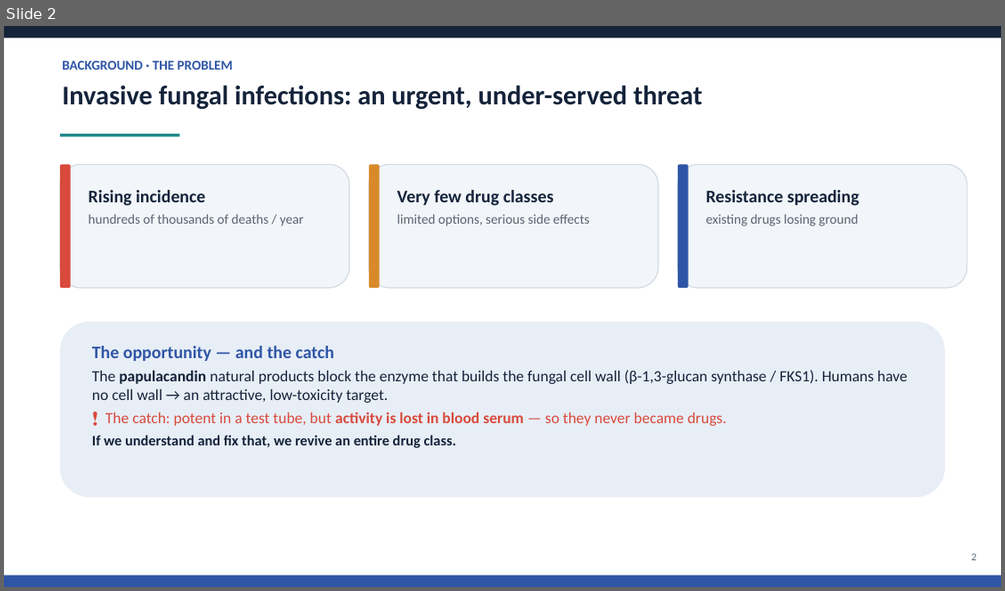
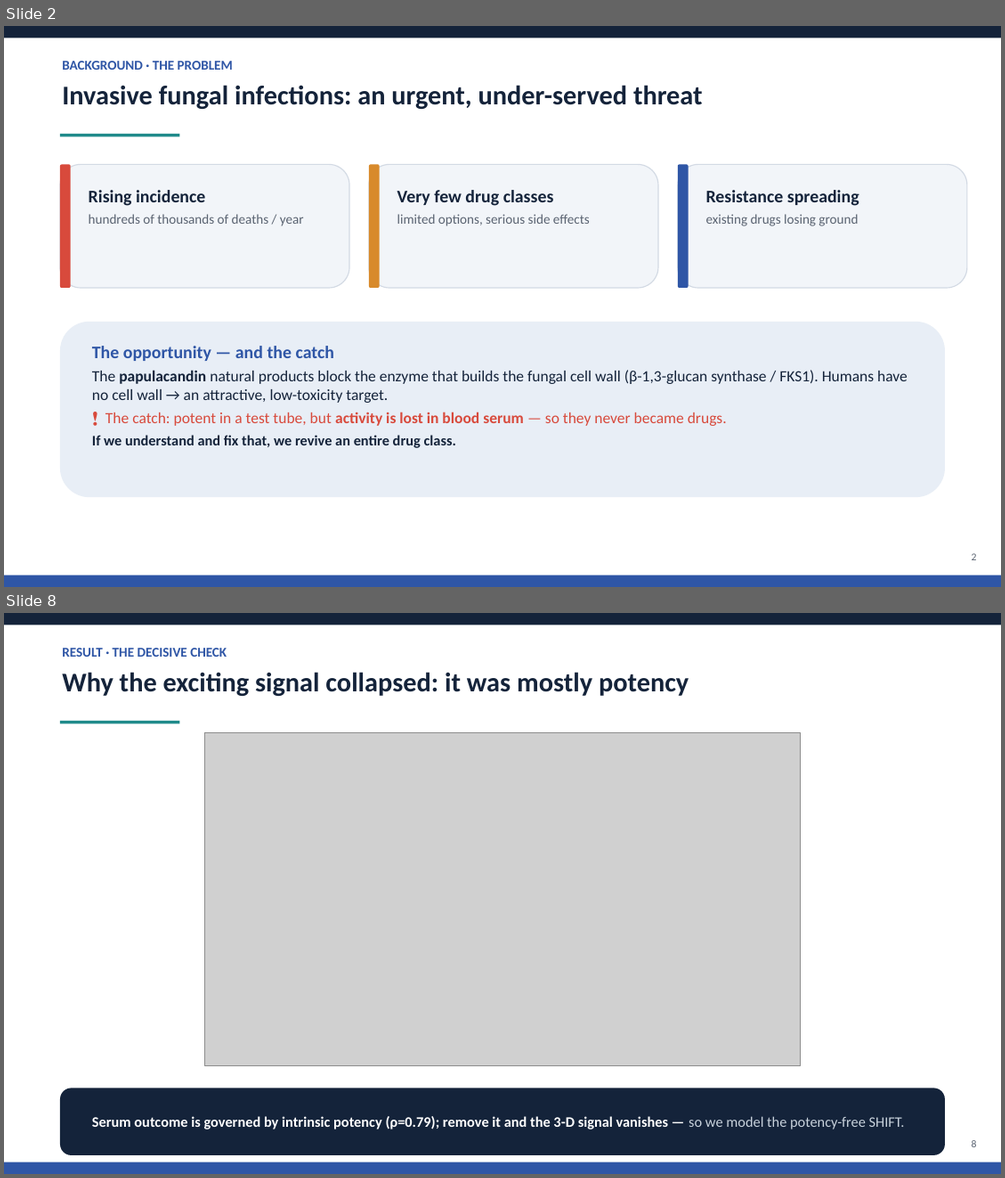
Before and after one commit to MrElss/Papulacandin, a slide deck: analysis/outputs/Papulacandin_promotion_report.pptx. Shown one above the other, each under a label of ours: slide 2 before the commit, slides 2 and 8 after it; the slides between them are not shown. The pictures are 1005x591 and 1005x1178 pixels, drawn with LibreOffice and Linux fonts; fonts in the diff are those of the drawing; grey boxes stand for pictures. Boxes give left, top, right and bottom in pixels: in the first picture for what was removed or moved away, otherwise in the second. Text is boxed around its words. In the diff, an @@ line names an element or a change of style, - is before the commit and + after.

```diff
--- a/analysis/outputs/Papulacandin_promotion_report.pptx
+++ b/analysis/outputs/Papulacandin_promotion_report.pptx
@@ slide 8 added at (x1=4, y1=613, x2=1001, y2=1174), background #FFFFFF @@
@@ rectangle added at (x1=4, y1=613, x2=1001, y2=625), fill #14233A @@
@@ text added at (x1=62, y1=648, x2=226, y2=657), 13 pt, text #2F56A6, bold @@
+RESULT · THE DECISIVE CHECK
@@ text added at (x1=62, y1=672, x2=688, y2=696), 26 pt, text #14233A, bold @@
+Why the exciting signal collapsed: it was mostly potency
@@ rectangle added at (x1=60, y1=721, x2=179, y2=723), fill #1F8A8A @@
@@ picture added at (x1=204, y1=732, x2=801, y2=1065) @@
@@ rounded rectangle added at (x1=60, y1=1088, x2=945, y2=1155), fill #14233A @@
@@ text added at (x1=92, y1=1116, x2=905, y2=1129), 14 pt, text #FFFFFF, bold @@
+Serum outcome is governed by intrinsic potency (ρ=0.79); remove it and the 3-D signal vanishes — so we model the potency-free SHIFT.
@@ text added at (x1=971, y1=1140, x2=977, y2=1147), 10 pt, text #5B6472 @@
+8
@@ rectangle added at (x1=4, y1=1162, x2=1001, y2=1174), fill #2F56A6 @@
```
Also in this commit, not shown: 11 slides changed, 3 other slides added, 6 other files.
